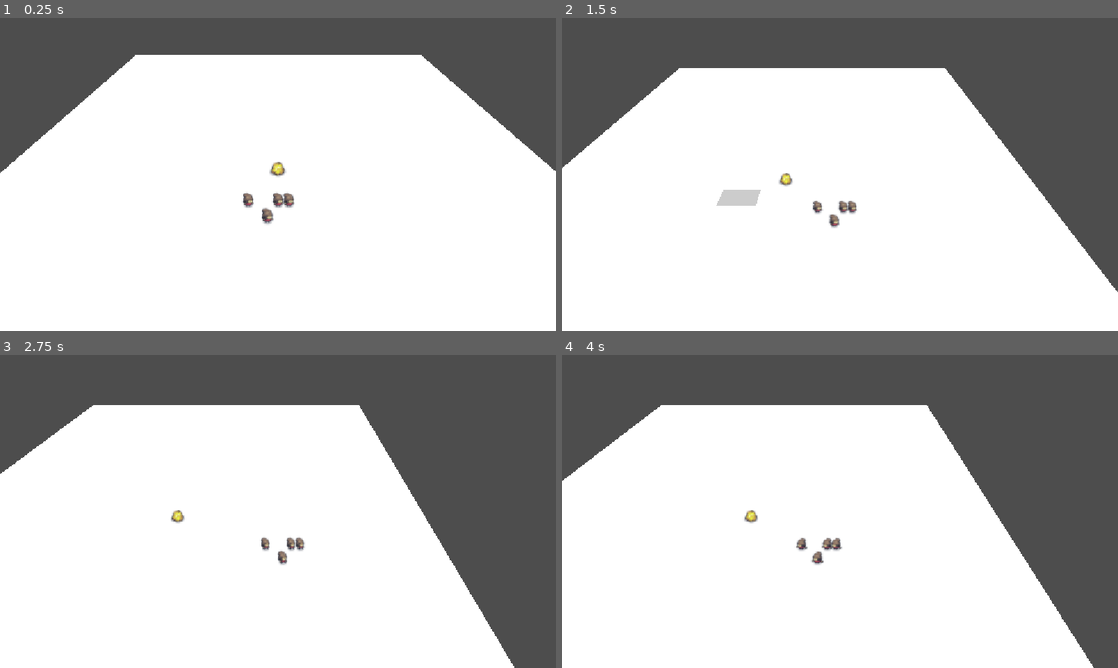
Above: before the commit, frames 1-4 (two rows, left to right).
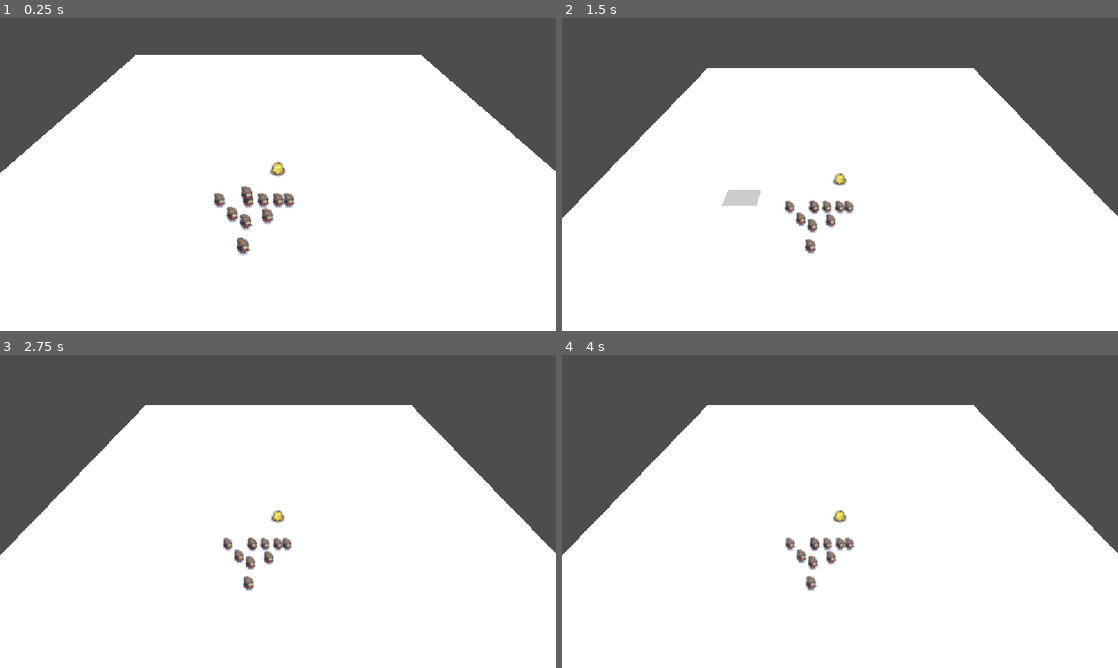
Above: after the commit, the same moments.

Repository: scumpiest/brainless-jam
Game: Godot game, scene res://scenes/main.tscn
The game is run twice, just before and just after one commit, with the same random seed, the same clock (stepped at 60 frames per second) and the same inputs.
Inputs (mouse positions are in pixels of both pictures, inside the frame that each line leads up to):
- Up to frame 1 (0.25 s): no input
- Up to frame 2 (1.5 s): move the mouse to (962, 158) at 0.52 s; hold D (move_right) 0.53-1.25 s; click (962, 158) at 0.67 s; drag from (728, 190) to (812, 237) at 1.27 s
- Up to frame 3 (2.75 s): move the mouse to (333, 442) at 2.02 s; hold D (move_right) from 2.03 s (still down); click (333, 442) at 2.17 s
- Up to frame 4 (4 s): release D (move_right) at 2.75 s; drag from (812, 574) to (673, 464) at 2.77 s; move the mouse to (1006, 558) at 3.52 s; hold A (move_left) from 3.53 s (still down); click (1006, 558) at 3.67 s

The runs differ from the first frame. In frame 1, 0.5% of the frame differs, in the area x 38-49%, y 53-76%; in frame 2, 8.8%; in frame 3, 17%, in the area x 0-100%, y 16-100%; in frame 4, 15%.

Commit message:
feat: implement click to move

Diff:
--- a/scenes/main.tscn
+++ b/scenes/main.tscn
@@ -49,6 +49,24 @@
 [node name="Pawn4" parent="." unique_id=110123638 groups=["units"] instance=ExtResource("1_o5qli")]
 transform = Transform3D(1, 0, 0, 0, 1, 0, 0, 0, 1, -1.449556, 1, 0)
 
+[node name="Pawn5" parent="." unique_id=1164454496 groups=["units"] instance=ExtResource("1_o5qli")]
+transform = Transform3D(1, 0, 0, 0, 1, 0, 0, 0, 1, -2.1076784, 1, 0.7575321)
+
+[node name="Pawn6" parent="." unique_id=449736899 groups=["units"] instance=ExtResource("1_o5qli")]
+transform = Transform3D(1, 0, 0, 0, 1, 0, 0, 0, 1, -1.449556, 1, 1.1366267)
+
+[node name="Pawn7" parent="." unique_id=648851183 groups=["units"] instance=ExtResource("1_o5qli")]
+transform = Transform3D(1, 0, 0, 0, 1, 0, 0, 0, 1, -0.72909915, 1, 0)
+
+[node name="Pawn8" parent="." unique_id=1188629022 groups=["units"] instance=ExtResource("1_o5qli")]
+transform = Transform3D(1, 0, 0, 0, 1, 0, 0, 0, 1, -2.8277593, 1, 0)
+
+[node name="Pawn9" parent="." unique_id=445885134 groups=["units"] instance=ExtResource("1_o5qli")]
+transform = Transform3D(1, 0, 0, 0, 1, 0, 0, 0, 1, -1.449556, 2.0377855, 0)
+
+[node name="Pawn10" parent="." unique_id=1317228989 groups=["units"] instance=ExtResource("1_o5qli")]
+transform = Transform3D(1, 0, 0, 0, 1, 0, 0, 0, 1, -1.449556, 1, 2.2308621)
+
 [node name="Camera3D" type="Camera3D" parent="." unique_id=888493479 node_paths=PackedStringArray("target")]
 transform = Transform3D(1, 0, 0, 0, 0.7071067, 0.70710677, 0, -0.70710677, 0.7071067, 0, 3, 3)
 script = ExtResource("2_0wfyh")
--- a/scenes/selection_manager.gd
+++ b/scenes/selection_manager.gd
@@ -18,6 +18,16 @@
 
 
 func _input(event: InputEvent) -> void:
+	# right click to move units to the clicked position
+	if event is InputEventMouseButton:
+		if event.button_index == MOUSE_BUTTON_RIGHT and event.pressed:
+			var ground_hits := _mouse_to_ground(event.position)
+			if ground_hits.is_empty():
+				return
+			_issue_move_command(ground_hits[0])
+			return
+
+	# left click to select units in a box
 	if event is InputEventMouseButton:
 		if event.button_index == MOUSE_BUTTON_LEFT:
 			if event.pressed:
@@ -92,3 +102,15 @@
 func _refresh_selection_in_box() -> void:
 	deselect_all()
 	select_units_in_box()
+
+
+# TODO: move all selected units to the target position in a formation
+func _issue_move_command(target_pos: Vector3) -> void:
+	var center := Vector3.ZERO
+	for unit in selected_units:
+		center += unit.global_position
+	center /= selected_units.size()
+	for unit in selected_units:
+		var offset := unit.global_position - center
+		offset.y = 0.0
+		unit.move_to(target_pos + offset)
--- a/scenes/units/pawn.gd
+++ b/scenes/units/pawn.gd
@@ -3,11 +3,15 @@
 class_name Pawn
 
 @export var speed: float = 5.0
+@export var stop_distance: float = 0.5
 
 @onready var _sprite: AnimatedSprite3D = $AnimatedSprite3D
 @onready var _interaction_area: Area3D = $InteractionArea
 
 var _gravity: float = 9.8
+
+var _move_target: Vector3
+var _has_move_target: bool = false
 
 
 func _ready() -> void:
@@ -28,8 +32,18 @@
 	if not is_on_floor():
 		velocity.y -= _gravity * delta
 
-	var input_dir := Input.get_vector("move_left", "move_right", "move_forward", "move_back")
-	var direction := Vector3(input_dir.x, 0.0, input_dir.y)
+	var direction := Vector3.ZERO
+
+	if _has_move_target:
+		var to_target := _move_target - global_position
+		to_target.y = 0.0
+		if to_target.length() <= stop_distance:
+			_has_move_target = false
+			velocity.x = move_toward(velocity.x, 0.0, speed)
+			velocity.z = move_toward(velocity.z, 0.0, speed)
+			_sprite.play("idle")
+		else:
+			direction = to_target.normalized()
 
 	if direction:
 		_sprite.play("run")
@@ -43,3 +57,8 @@
 		velocity.z = move_toward(velocity.z, 0.0, speed)
 
 	move_and_slide()
+
+func move_to(target: Vector3) -> void:
+	_move_target = target
+	_move_target.y = global_position.y # keep the same height
+	_has_move_target = true
